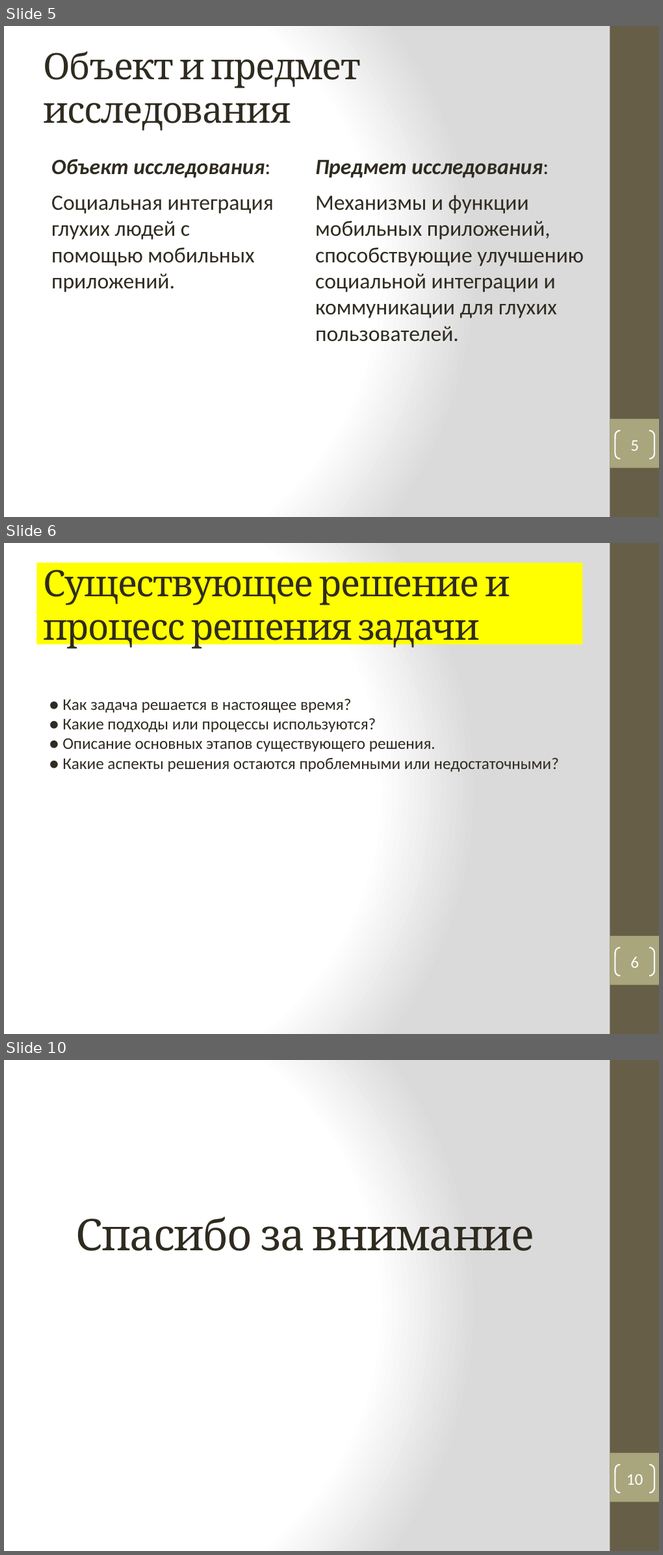
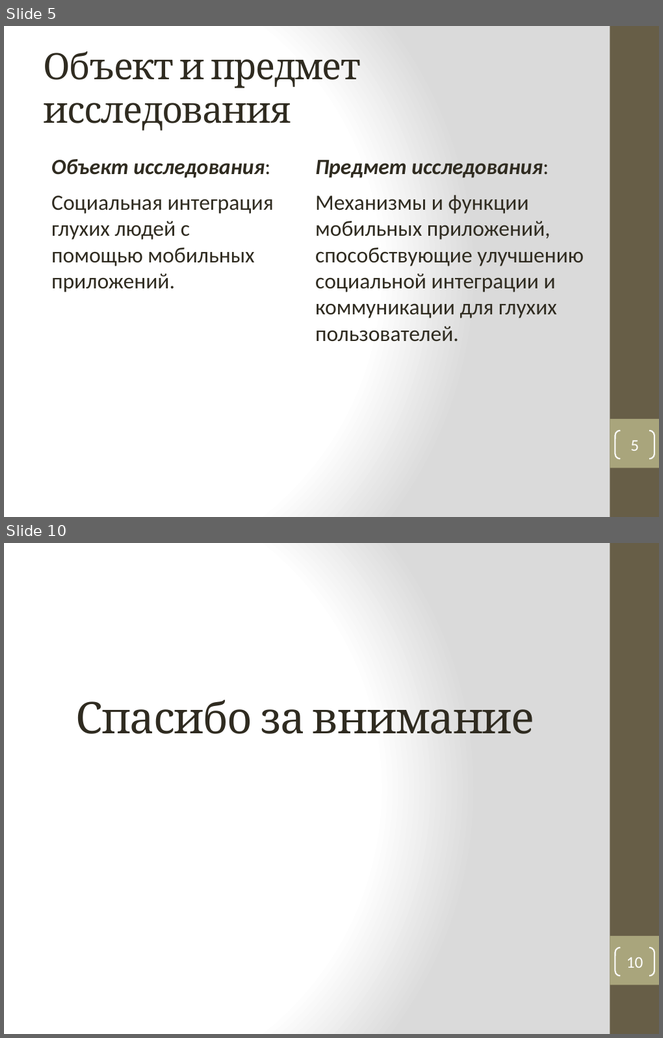
Before and after one commit to vadimgilka/DeafAndDumbPeople, a slide deck: Моя документация/Презентация_Панова.pptx. Shown one above the other, each under a label of ours: slides 5, 6 and 10 before the commit, slides 5 and 10 after it; the slides between them are not shown. The pictures are 663x1555 and 663x1038 pixels, drawn with LibreOffice and Linux fonts; fonts in the diff are those of the drawing. Boxes give left, top, right and bottom in pixels: in the first picture for what was removed or moved away, otherwise in the second. Text is boxed around its words. In the diff, an @@ line names an element or a change of style, - is before the commit and + after.

```diff
--- a/Моя документация/Презентация_Панова.pptx
+++ b/Моя документация/Презентация_Панова.pptx
@@ slide 6 removed at (4, 543, 659, 1034), background gradient #FFFFFF to #DADADA; not listed: 2 template elements that a slide beside it also shows @@
@@ title removed at (36, 563, 582, 644) @@
-Существующее решение и процесс решения задачи
@@ text removed at (62, 698, 559, 772) @@
-● Как задача решается в настоящее время?
-● Какие подходы или процессы используются?
-● Описание основных этапов существующего решения.
-● Какие аспекты решения остаются проблемными или недостаточными?
@@ page number removed at (615, 948, 655, 976) @@
-6
```
Also in this commit, not shown: 4 slides added, 3 other slides removed, 1 other file.
